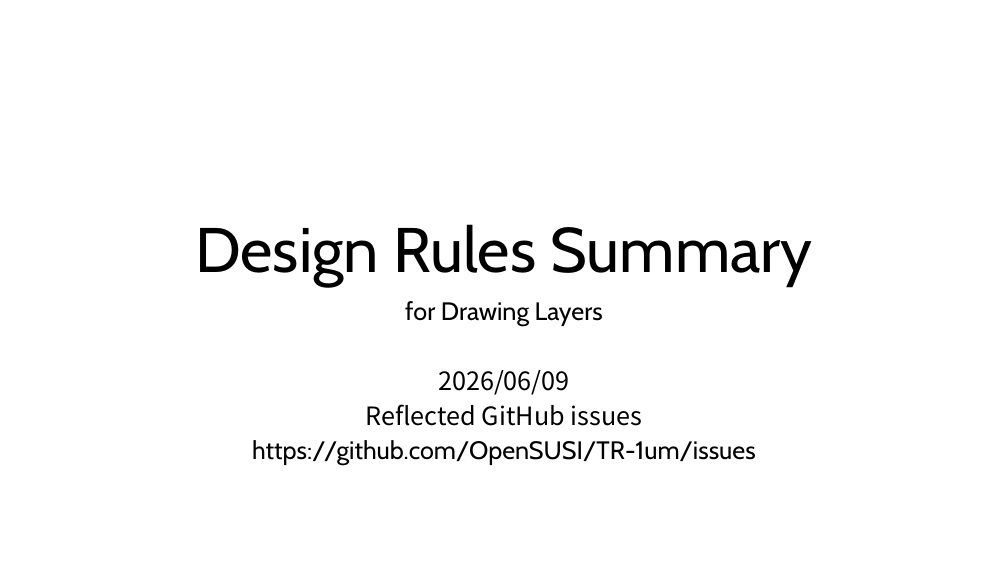
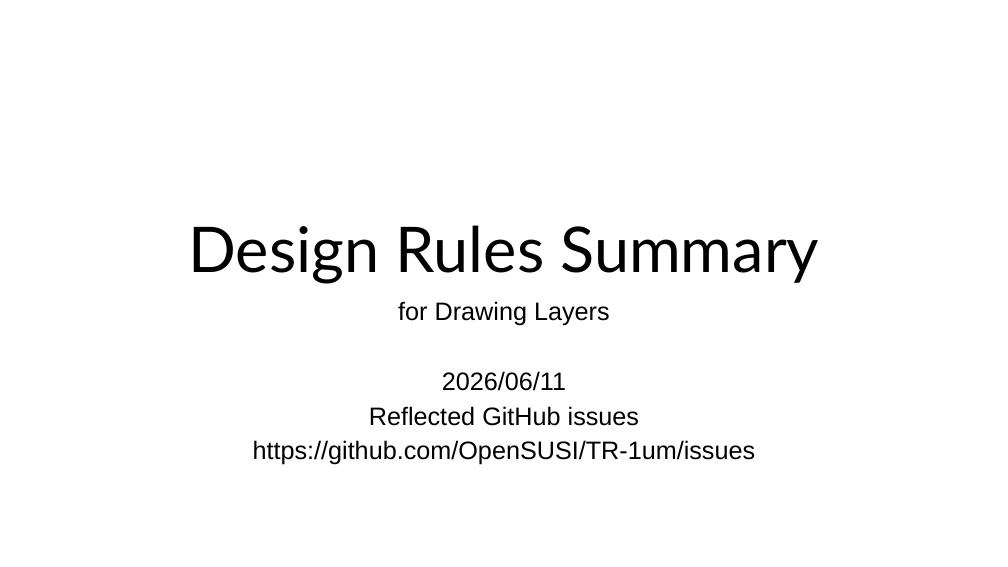
Before and after one commit to d-m-bailey/TR-1um, a slide deck: slide 1 of Document/TR-1um_DRC_summary.pptx. Drawn at 1008x567 pixels with LibreOffice and Linux fonts; fonts in the diff are those of the drawing. Boxes give left, top, right and bottom in pixels: in the first picture for what was removed or moved away, otherwise in the second. Text is boxed around its words. In the diff, an @@ line names an element or a change of style, - is before the commit and + after.

```diff
--- a/Document/TR-1um_DRC_summary.pptx
+++ b/Document/TR-1um_DRC_summary.pptx
@@ title "Design Rules Summary" at bbox=[188, 225, 819, 284]: font Cabin to Lato @@
@@ subtitle at bbox=[253, 301, 756, 465]: font Cabin to Arial in "for Drawing Layers", "https://github.com/OpenSUSI/TR-1um/issues"; font Noto Sans CJK JP to Arial in "Reflected GitHub issues"; less space between paragraphs @@
@@ subtitle at bbox=[442, 371, 566, 391]: text changed; font Noto Sans CJK JP to Arial @@
-2026/06/09
+2026/06/11
```
Also in this commit, not shown: 13 other slides changed, 7 other files.
